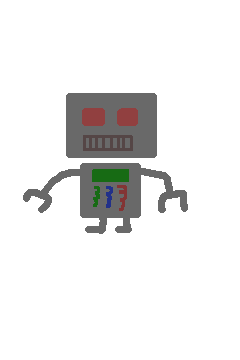
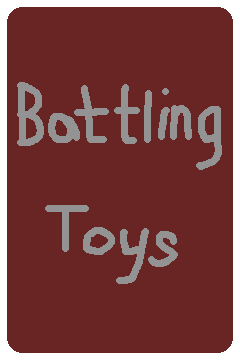
The second 240px x 360px image is a revision of the first. Changes to its layers:
hid group "Cards" (48 layers) over left=12, top=18, right=227, bottom=293
hid group "Robot" (5 layers) over left=12, top=18, right=226, bottom=293
showed group "Base" (7 layers) over left=7, top=7, right=233, bottom=353
added layer "Reverse Side copy" in group "Base" over left=17, top=82, right=222, bottom=284
painted on "Inner R" over left=88, top=140, right=137, bottom=147